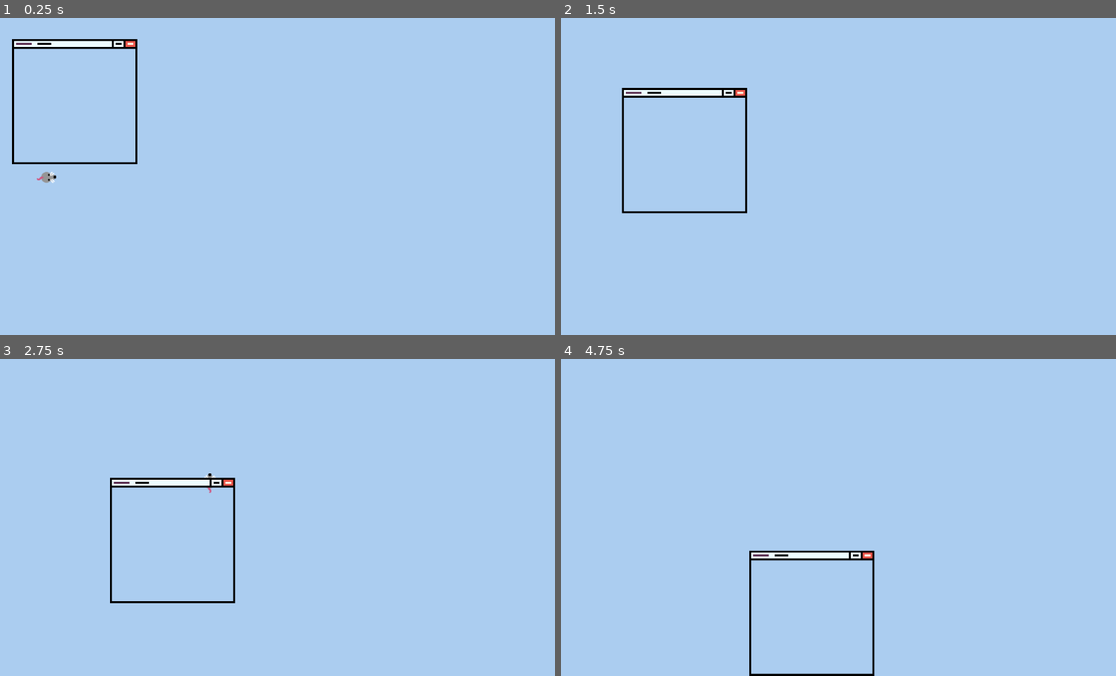
Above: before the commit, frames 1-4 (two rows, left to right).
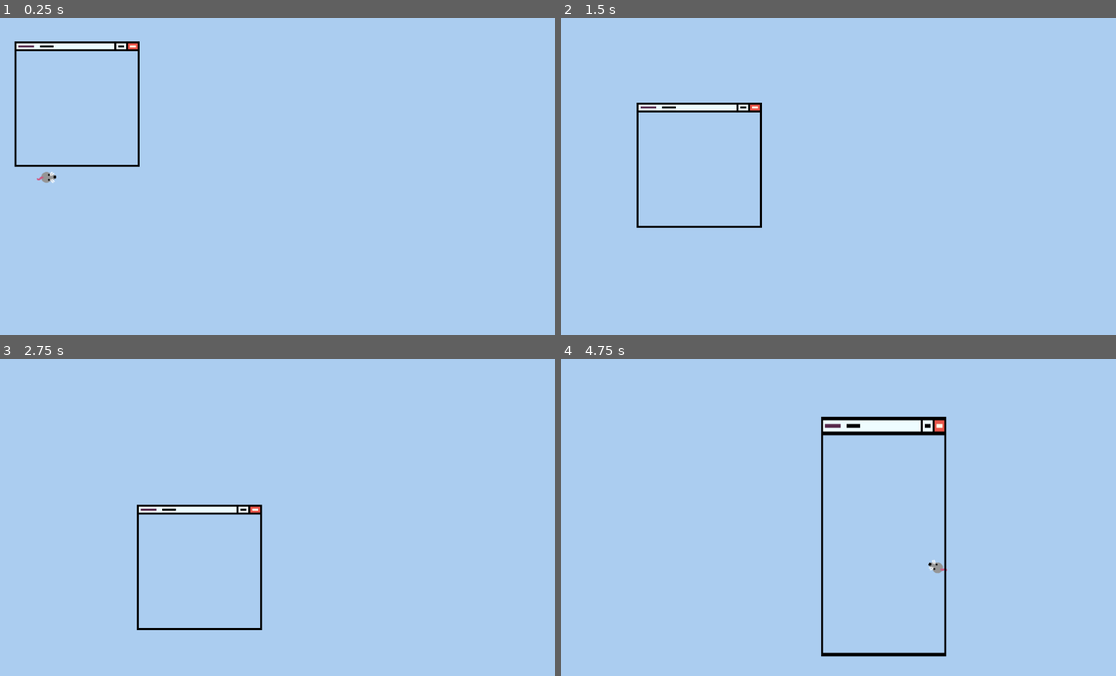
Above: after the commit, the same moments.

Repository: Shibe53/Curtailment
Game: Godot game, scene res://Scenes/world.tscn
Two runs of this game, one before a commit and one after it. Both use one fixed random seed, a clock stepped at 60 frames per second and the inputs below.
Inputs (mouse positions are in pixels of both pictures, inside the frame that each line leads up to):
- Up to frame 1 (0.25 s): no input
- Up to frame 2 (1.5 s): move the mouse to (960, 160) at 0.52 s; move the mouse to (721, 192) at 1.27 s
- Up to frame 3 (2.75 s): move the mouse to (327, 447) at 2.02 s
- Up to frame 4 (4.75 s): move the mouse to (805, 580) at 2.77 s; move the mouse to (1005, 565) at 3.52 s; move the mouse to (666, 469) at 4.27 s

The runs differ from the first frame. In frame 1, 1.6% of the frame differs, in the area x 2-26%, y 6-47%; in frame 2, 2.4%; in frame 3, 2.4%; in frame 4, 3.7%, in the area x 33-70%, y 18-100%.

Commit message:
Varied Window movement

Diff:
--- a/Scripts/window_screen.gd
+++ b/Scripts/window_screen.gd
@@ -1,10 +1,22 @@
 extends CharacterBody2D
 
 enum {
-	MOVE
+	MOVE,
+	COMPLETE
 }
 
-@export var SPEED = 80
+@export var SPEED = 100
+@export var charge = 0
+
+
+@export var ROTATION = 0
+@export var STRETCH_Y = 0
+@export var STRETCH_X = 0
+@export var JIGGLE = 0
+# curved movement
+# gravity
+
+
 
 var state = MOVE
 var rng = RandomNumberGenerator.new()
@@ -21,10 +33,32 @@
 		MOVE:
 			move_state(delta)
 
+		COMPLETE:
+			pass
+
 func move_state(delta):
 	if get_last_slide_collision():
 		var collision:KinematicCollision2D = get_last_slide_collision()
 		impulse = impulse.bounce(collision.get_normal())
 
+		impulse.x = sign(impulse.x) * SPEED * rng.randf_range(0.5,2)
+		impulse.y = sign(impulse.y) * SPEED * rng.randf_range(0.5,2)
+
+		if rng.randi_range(1,3) == 1: ROTATION = randf_range(-1,1)
+		else: ROTATION = 0
+		if rng.randi_range(1,3) == 1: STRETCH_X = randf_range(-1,1)
+		else: STRETCH_X = 0
+		if rng.randi_range(1,3) == 1: STRETCH_Y = randf_range(-1,1)
+		else: STRETCH_Y = 0
+		#if rng.randi_range(1,3) == 1: JIGGLE = randf()
+		#else: JIGGLE = 0
+
+	rotation += ROTATION*delta
+	scale.x = clamp(scale.x + STRETCH_X*delta, 0.5, 2)
+	scale.y = clamp(scale.y + STRETCH_Y*delta, 0.5, 2)
 	velocity = impulse
 	move_and_slide()
+
+# (player area should send out a signal to all windows its a part of to start charging )
+func _on_charge_signal():
+	pass
